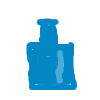
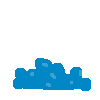
Before/after of a (100, 100) layered artwork. What changed in the layer stack:
painted on "Фон1#2" over bbox(13, 58, 91, 91)
hid "Фон1#1" over bbox(26, 18, 77, 90)
